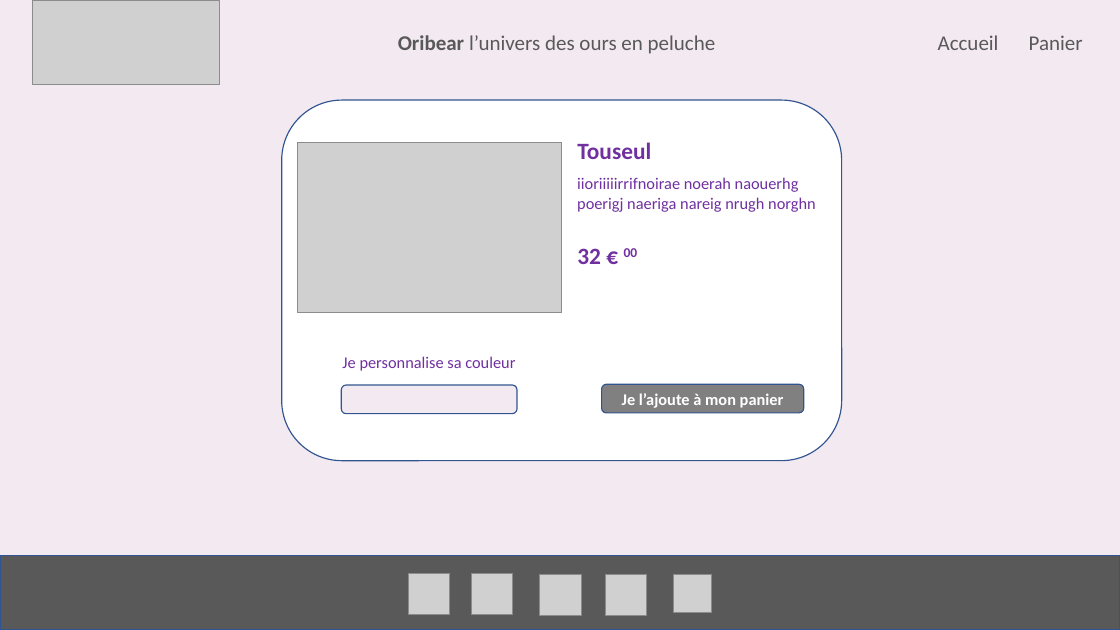
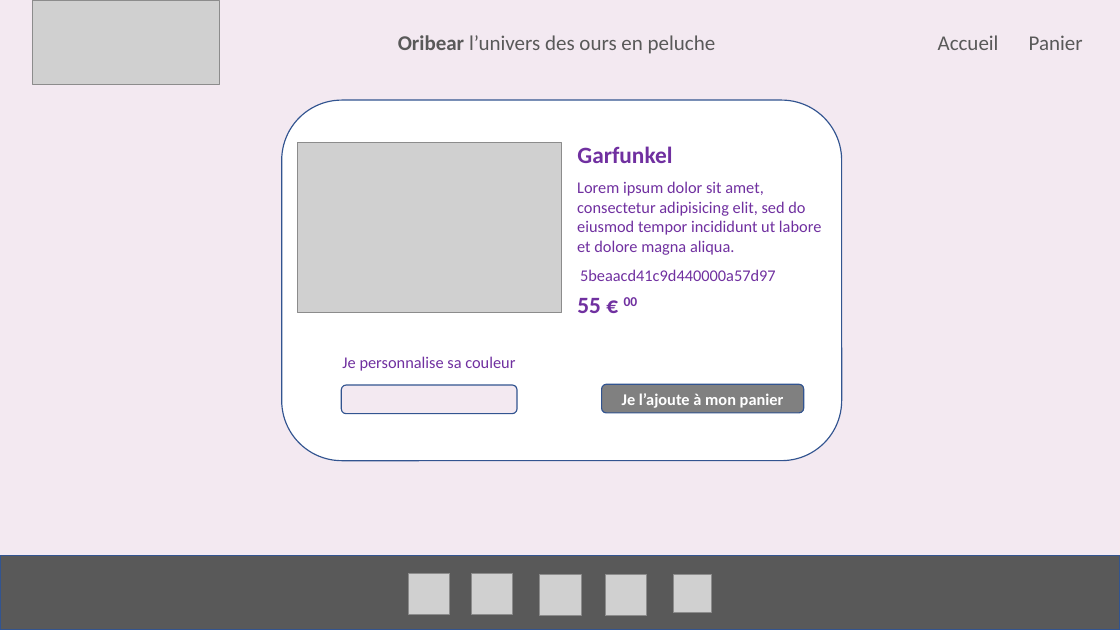
Before and after one commit to darethlao/orinoco, a slide deck: slide 6 of design marquette/orinoco_webdesign_model.pptx. Drawn at 1120x630 pixels with LibreOffice and Linux fonts; fonts in the diff are those of the drawing; grey boxes stand for pictures; background and template pictures are left out. Boxes give left, top, right and bottom in pixels: in the first picture for what was removed or moved away, otherwise in the second. Text is boxed around its words. In the diff, an @@ line names an element or a change of style, - is before the commit and + after.

```diff
--- a/design marquette/orinoco_webdesign_model.pptx
+++ b/design marquette/orinoco_webdesign_model.pptx
@@ text removed at (577,142,651,159) @@
-Touseul
@@ text added at (577,146,672,163), 20 pt, text #7030A0, bold @@
+Garfunkel
@@ text removed at (577,177,816,212) @@
-iioriiiiirrifnoirae noerah naouerhg poerigj naeriga nareig nrugh norghn
@@ text added at (577,181,821,255), 14 pt, text #7030A0 @@
+Lorem ipsum dolor sit amet, consectetur adipisicing elit, sed do eiusmod tempor incididunt ut labore et dolore magna aliqua.
@@ text added at (580,269,776,281), 14 pt, text #7030A0 @@
+5beaacd41c9d440000a57d97
@@ text at (577,297,638,313): text changed @@
-32 € 00
+55 € 00
```
Also in this commit, not shown: 7 other slides changed, 1 slide added, 13 other files.
